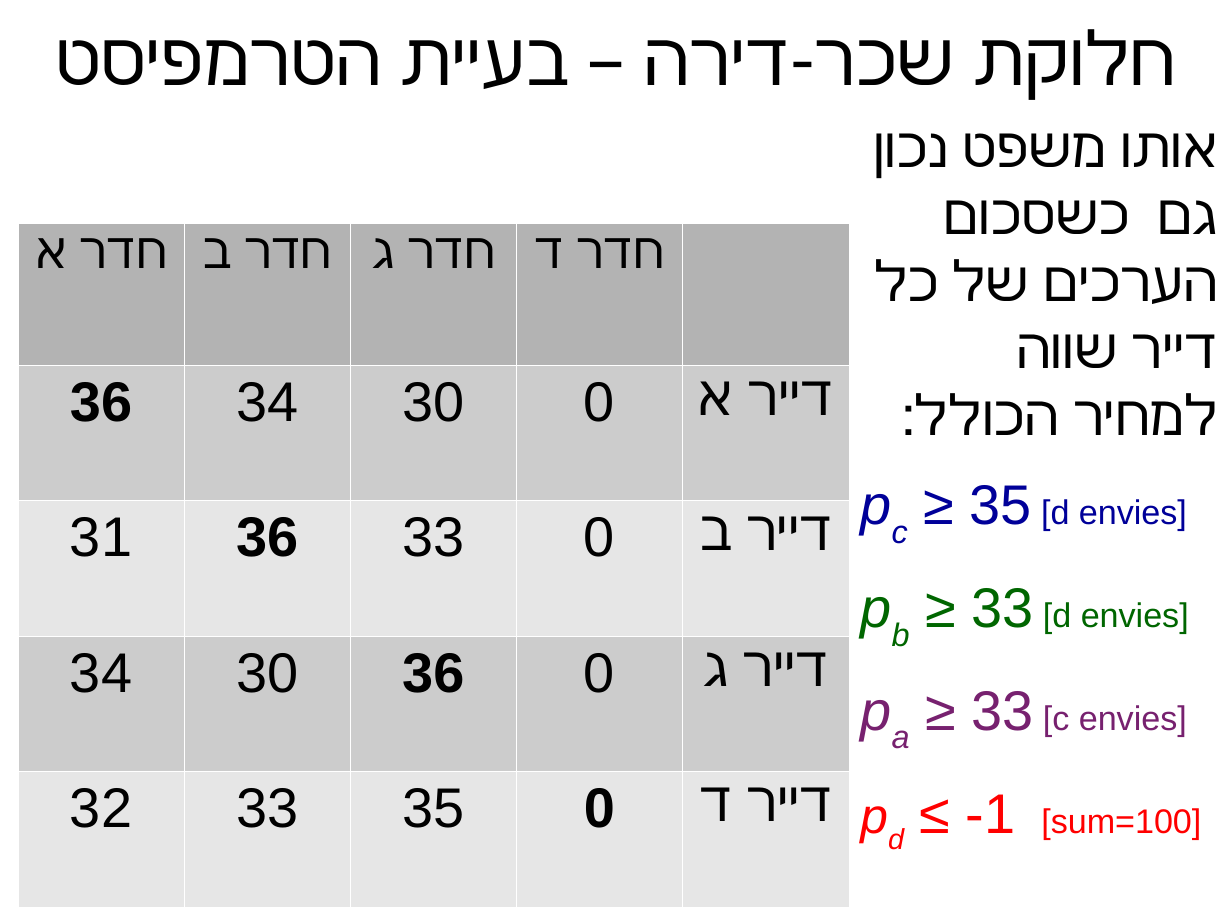
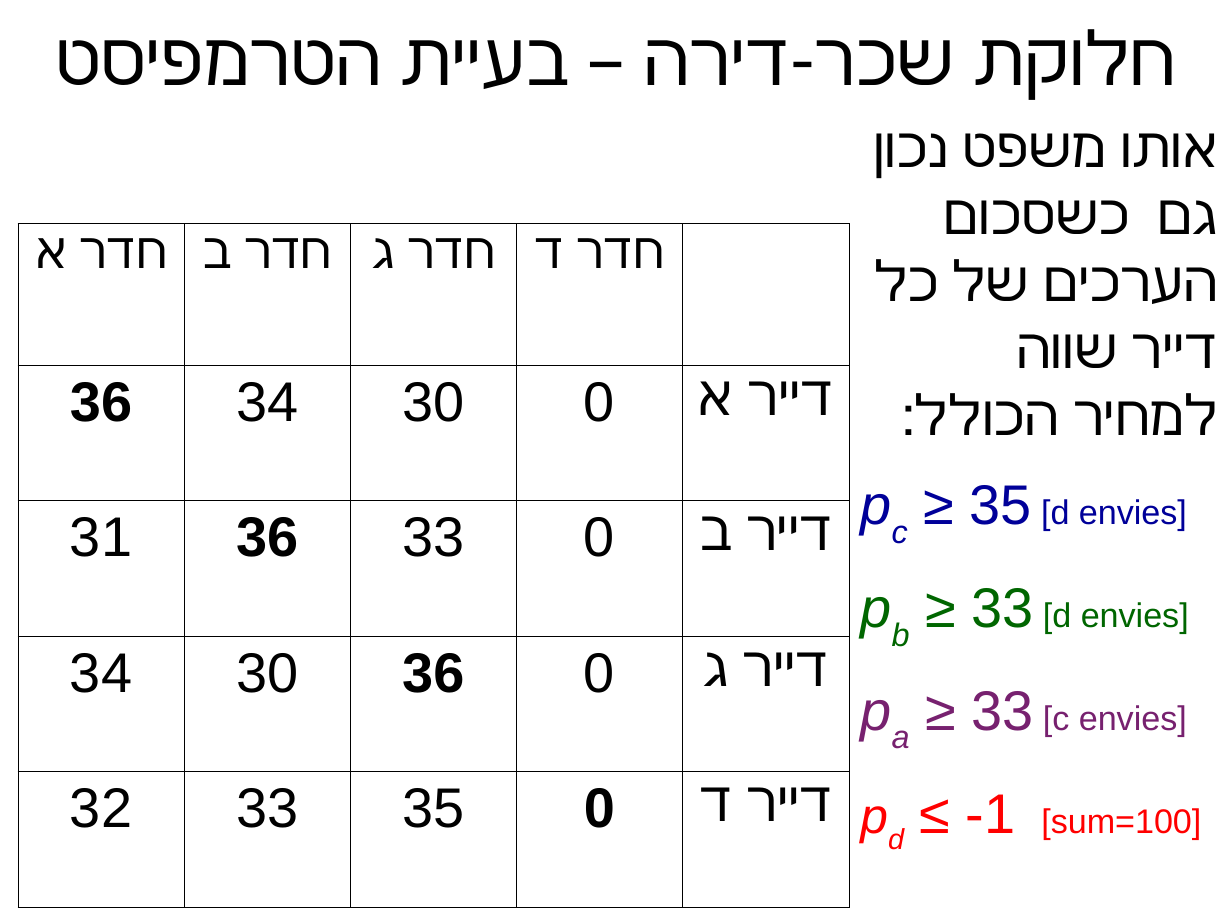
Before and after one commit to erelsgl-at-ariel/algorithms-5781, a slide deck: slide 26 of 03-rental-harmony/slides.odp (slide 25 before the commit). Drawn at 1232x924 pixels with LibreOffice and Linux fonts; fonts in the diff are those of the drawing. Boxes give left, top, right and bottom in pixels: in the first picture for what was removed or moved away, otherwise in the second. Text is boxed around its words. In the diff, an @@ line names an element or a change of style, - is before the commit and + after.

```diff
--- a/03-rental-harmony/slides.odp
+++ b/03-rental-harmony/slides.odp
@@ table at [18, 224, 851, 907] @@
@@ fill #B3B3B3 to none in 4 cells @@
@@ fill #CCCCCC to none in 10 cells @@
@@ fill #E6E6E6 to none in 10 cells @@
@@ borders changed @@
```
Also in this commit, not shown: 8 other slides changed, 1 slide added, 13 other files.
